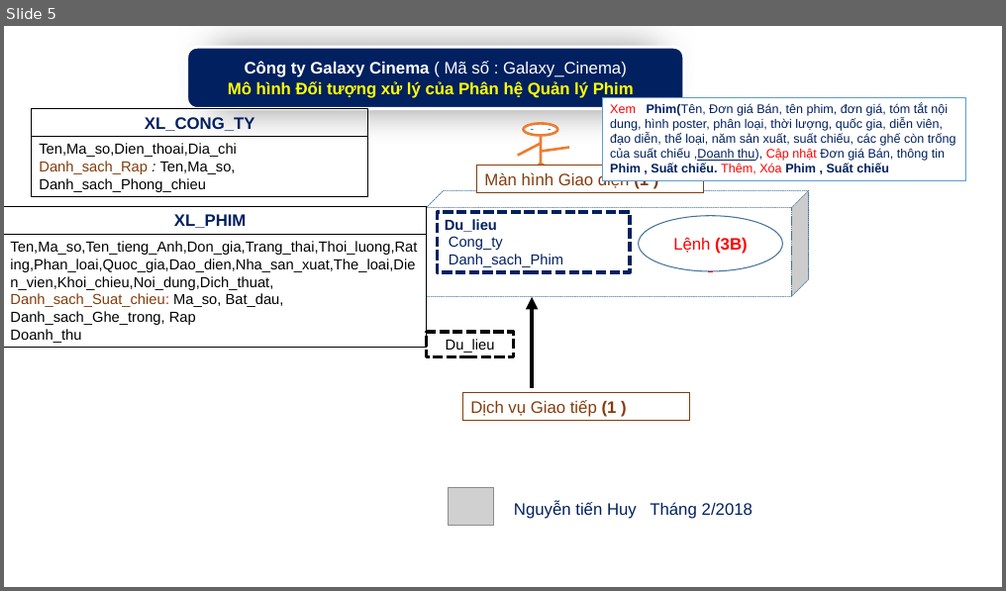
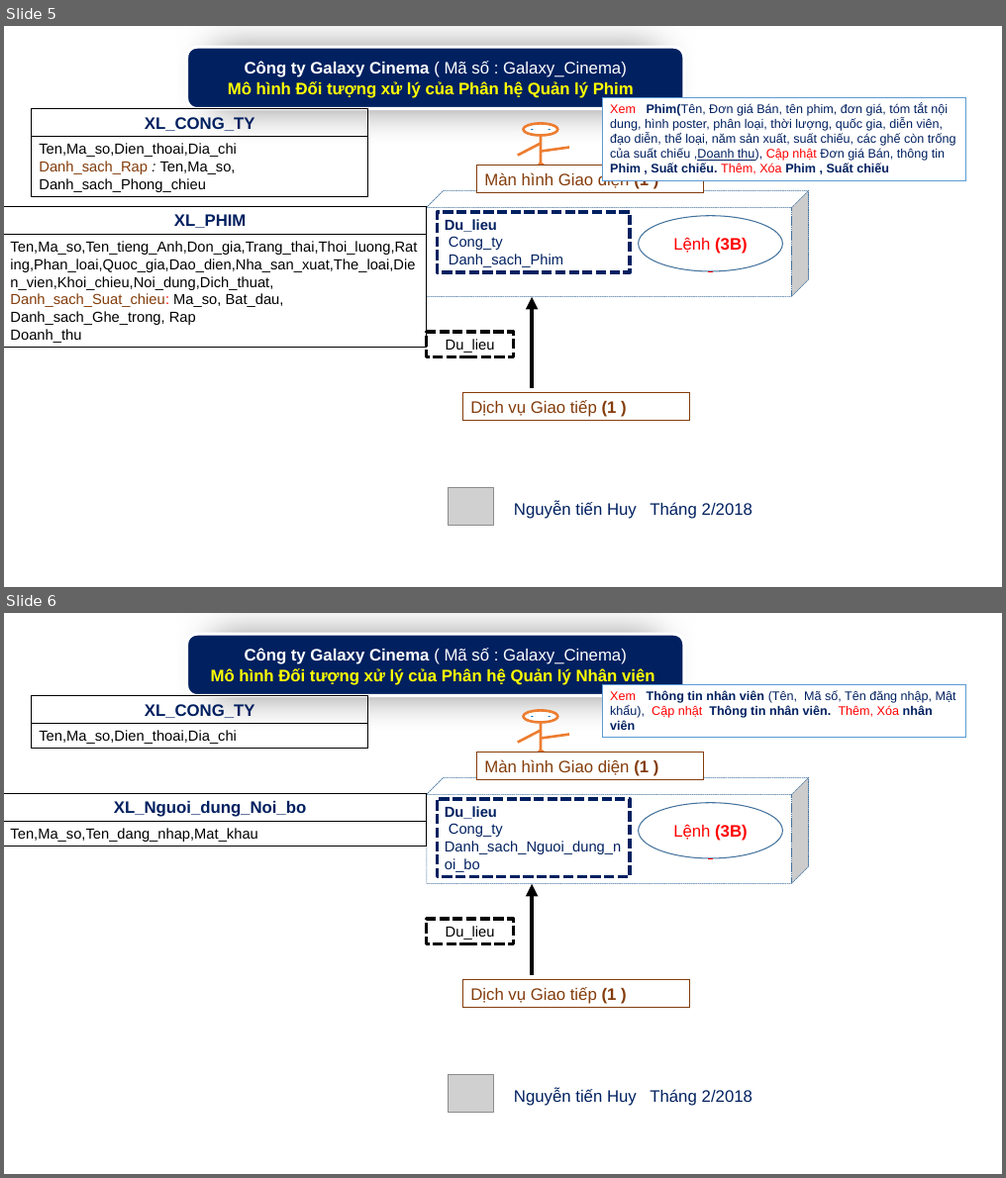
Before and after one commit to phkhuong/pttkpm_doan, a slide deck: Galaxy_Cinema_Mo_hinh_Doi_tuong.pptx. Shown one above the other, each under a label of ours: slide 5 before the commit, slides 5 and 6 after it. The pictures are 1006x591 and 1006x1178 pixels, drawn with LibreOffice and Linux fonts; fonts in the diff are those of the drawing; grey boxes stand for pictures. Boxes give left, top, right and bottom in pixels: in the first picture for what was removed or moved away, otherwise in the second. Text is boxed around its words. In the diff, an @@ line names an element or a change of style, - is before the commit and + after.

Commit message:
Bổ sung mô hình phân hệ Quản lý nhân viên

```diff
--- a/Galaxy_Cinema_Mo_hinh_Doi_tuong.pptx
+++ b/Galaxy_Cinema_Mo_hinh_Doi_tuong.pptx
@@ slide 6 added at (4,613,1002,1174), background #FFFFFF @@
@@ rounded rectangle added at (187,634,684,696), fill #002060, outline #FFFFFF 3 pt, 16 pt, text #FFFF00, bold @@
+Công ty Galaxy Cinema ( Mã số : Galaxy_Cinema)
+Mô hình Đối tượng xử lý của Phân hệ Quản lý Nhân viên
@@ rectangle added at (32,696,368,724), outline #000000 0.75 pt, 16 pt, text #002060, bold @@
+XL_CONG_TY
@@ rectangle added at (603,684,966,738), fill #FFFFFF, outline #5B9BD5 0.75 pt, 12 pt, text #002060 @@
+Xem Thông tin nhân viên (Tên, Mã số, Tên đăng nhập, Mật khẩu), Cập nhật Thông tin nhân viên. Thêm, Xóa nhân viên
@@ rectangle added at (32,723,368,749), outline #000000 0.75 pt, 14 pt, text #000000 @@
+Ten,Ma_so,Dien_thoai,Dia_chi
@@ group added at (518,710,569,761): 5 lines, 3 ellipses @@
@@ rectangle added at (477,753,703,780), fill #FFFFFF, outline #843C0B 0.75 pt, 16 pt, text #843C0B @@
+Màn hình Giao diện (1 )
@@ cube added at (427,777,809,883), fill #FFFFFF, outline #43739E 0.5 pt dashed @@
@@ rectangle added at (4,793,427,821), outline #000000 0.75 pt, 16 pt, text #002060, bold @@
+XL_Nguoi_dung_Noi_bo
@@ rectangle added at (438,799,631,877), fill #FFFFFF, outline #002060 3.25 pt dashed, 14 pt, text #002060 @@
+Du_lieu
+Cong_ty
+Danh_sach_Nguoi_dung_noi_bo
@@ ellipse added at (638,803,782,859), fill #FFFFFF, outline #43739E 1 pt, 16 pt, text #FF0000 @@
+Lệnh (3B)
@@ rectangle added at (4,821,427,847), outline #000000 0.75 pt, 14 pt, text #000000 @@
+Ten,Ma_so,Ten_dang_nhap,Mat_khau
@@ arrow added from (532, 975) to (532, 884), #000000 4 pt @@
@@ rectangle added at (427,919,514,945), fill #FFFFFF, outline #000000 3.25 pt dashed, 14 pt, text #000000 @@
+Du_lieu
@@ rectangle added at (463,980,690,1008), fill #FFFFFF, outline #843C0B 0.75 pt, 16 pt, text #843C0B @@
+Dịch vụ Giao tiếp (1 )
@@ picture added at (448,1075,494,1112) @@
@@ text added at (514,1088,752,1106), 16 pt, text #002060 @@
+Nguyễn tiến Huy Tháng 2/2018
```
